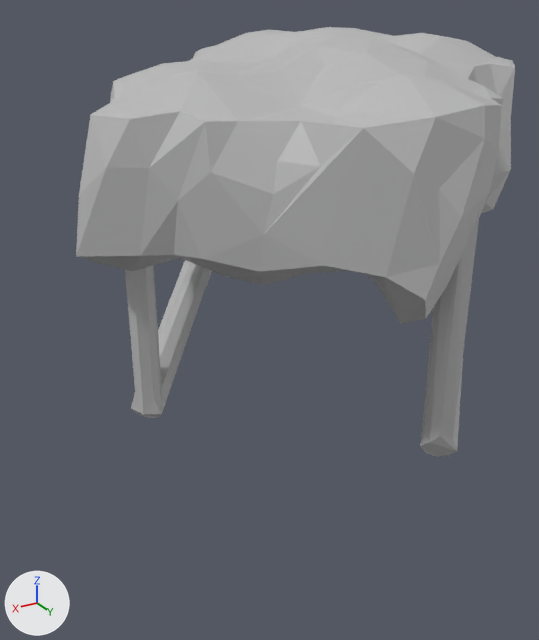
What one commit did to the FBX model Assets/Models/Envrionmental/Pier_Island_Asset_1.fbx.
One viewpoint serves both versions: a 50 mm lens placed at (34.2, 52.5, 35.5), pointed at (-4.8, -12.5, 3.0). The axes (+X, +Y, +Z) are drawn at lower left. The lights are the same throughout. Where no turn or scale is listed for an object, it has been applied to the vertices.

In view in the first picture: 'Pier_Island_Asset'.
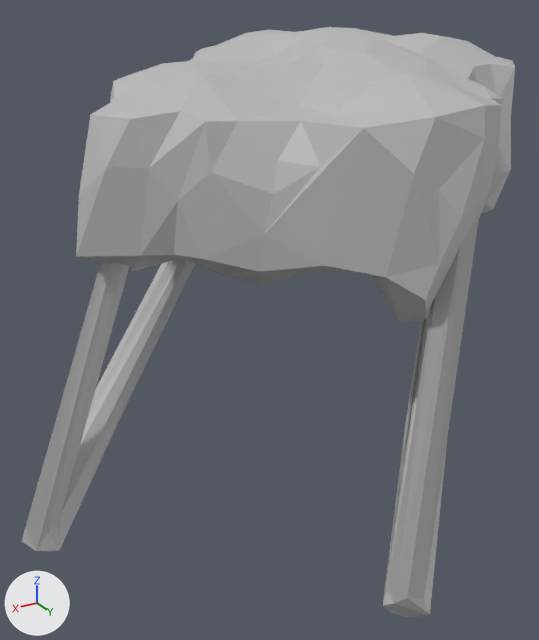
Changed parts and their boxes [x1, y1, x2, y2] in the pictures (539 x 640 px; the box of a moved part takes in the faces that stretch with it):
'Pier_Island_Asset', reshaped (12% wider, 37% taller): before [76, 27, 515, 457]; after [22, 27, 515, 617]
part 1 of me_mesh, moved or reshaped: before [162, 268, 212, 412]; after [60, 261, 195, 548]
part 2 of me_mesh, moved or reshaped: before [125, 260, 204, 418]; after [22, 258, 186, 552]
part 3 of me_mesh, moved or reshaped: before [420, 211, 480, 457]; after [383, 210, 480, 617]

Diff of the bpy script that builds the scene:
```diff
--- a/Assets/Models/Envrionmental/Pier_Island_Asset_1.fbx.py
+++ b/Assets/Models/Envrionmental/Pier_Island_Asset_1.fbx.py
@@ me_mesh @@
 me_mesh.from_pydata(...)  # 563 vertices, 1114 faces; spans x -30.8..30.8, y -32.5..32.5, z -19.6..18.1
 # used by ob_pier_island_asset; location = (-13.7, -19.4, 14.3)
+# me_mesh part 1: all 4 vertices in x 11.5..12.8, y -4.7..-1.6, z -10.6..-9.8 are moved by (14.7, 12.7, -4.4)
+# me_mesh part 2: all 13 vertices in x 22.0..25.3, y 5.2..8.4, z -19.6..-14.8 are moved by (14.7, 12.7, -2.0)
+# me_mesh part 3: all 14 vertices in x -6.0..4.0, y 16.9..29.3, z -19.6..-10.9 are moved by (14.7, 12.7, -2.0)
 me_mesh.materials.append(mat_lambert1)
```
